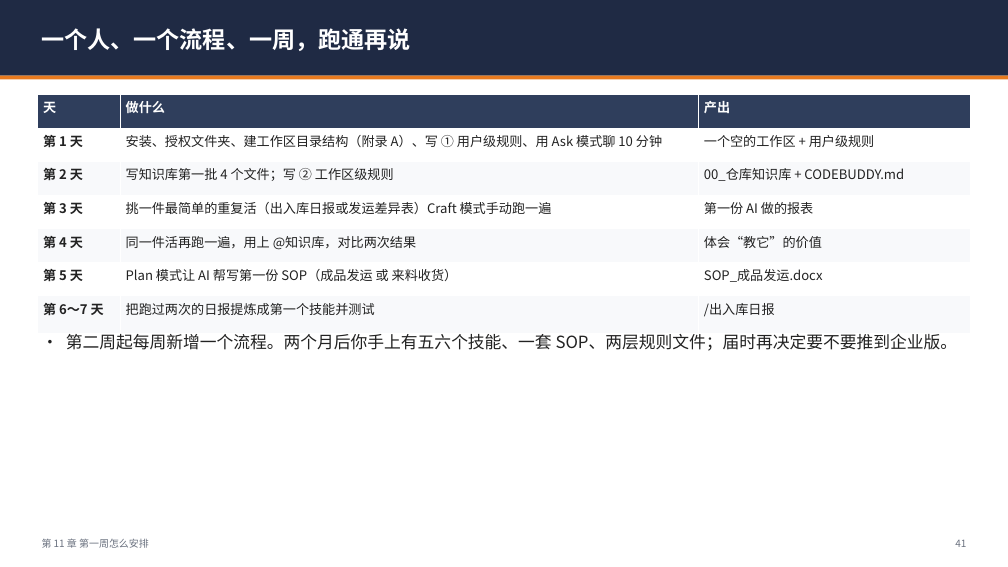
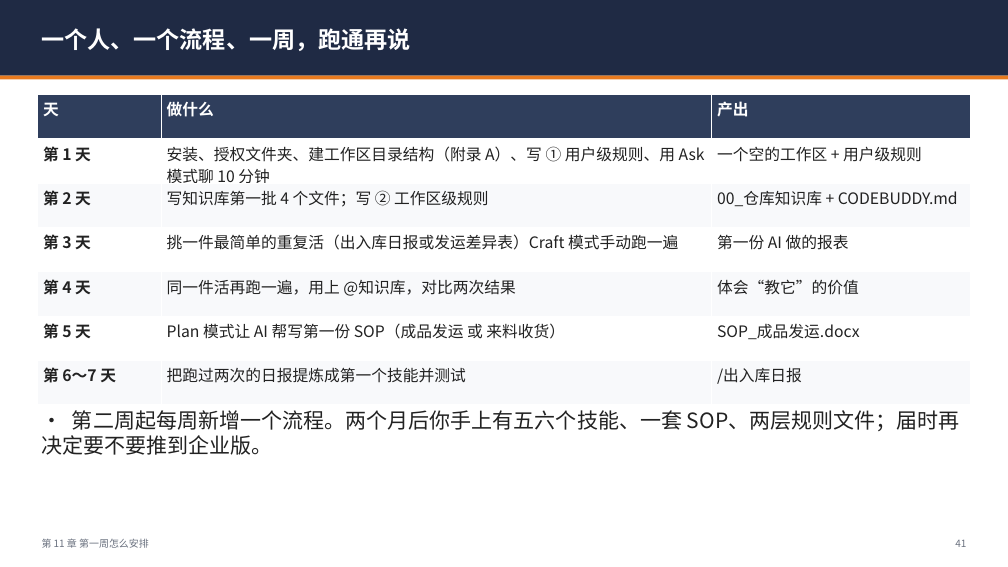
Before and after one commit to leiw92706436-del/codex-dual-engine-lite, a slide deck: slide 41 of docs/workbuddy-guide/WorkBuddy仓库主管上手手册.pptx. Drawn at 1008x567 pixels with LibreOffice and Linux fonts; fonts in the diff are those of the drawing. Boxes give left, top, right and bottom in pixels: in the first picture for what was removed or moved away, otherwise in the second. Text is boxed around its words. In the diff, an @@ line names an element or a change of style, - is before the commit and + after.

```diff
--- a/docs/workbuddy-guide/WorkBuddy仓库主管上手手册.pptx
+++ b/docs/workbuddy-guide/WorkBuddy仓库主管上手手册.pptx
@@ table at [38, 95, 970, 405] @@
@@ size 12.5 to 15 pt @@
@@ text "• 第二周起每周新增一个流程。两个月后你手上有五六个技能、一套 SOP、两层规则文件；届时再决定要不要推到企业版。": place and size @@
-text "• 第二周起每周新增一个流程。两个月后你手上有五六个技能、一套 SOP、两层规则文件；届时再决定要不要推到企业版。" at [66, 334, 958, 351]
+text "• 第二周起每周新增一个流程。两个月后你手上有五六个技能、一套 SOP、两层规则文件；届时再决定要不要推到企业版。" at [42, 410, 960, 455]
@@ text "• 第二周起每周新增一个流程。两个月后你手上有五六个技能、一套 SOP、两层规则文件；届时再决定要不要推到企业版。" at [42, 410, 960, 455]: size 16 to 20 pt @@
```
Also in this commit, not shown: 32 other slides changed, 3 other files.
